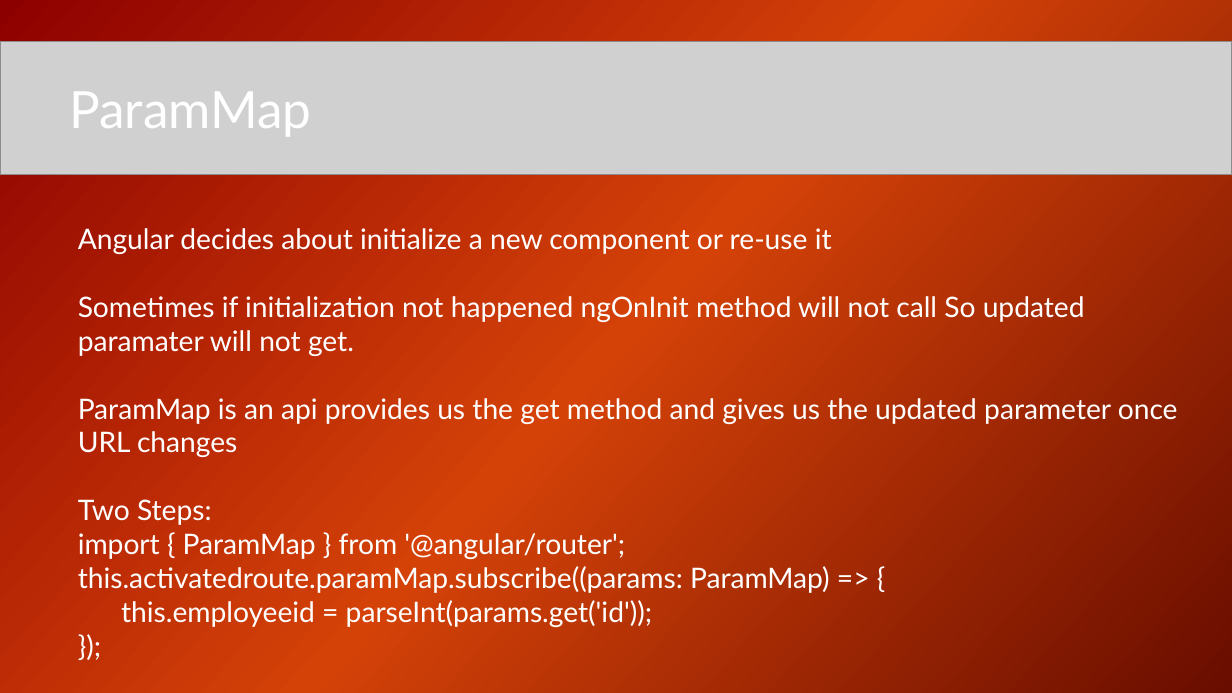
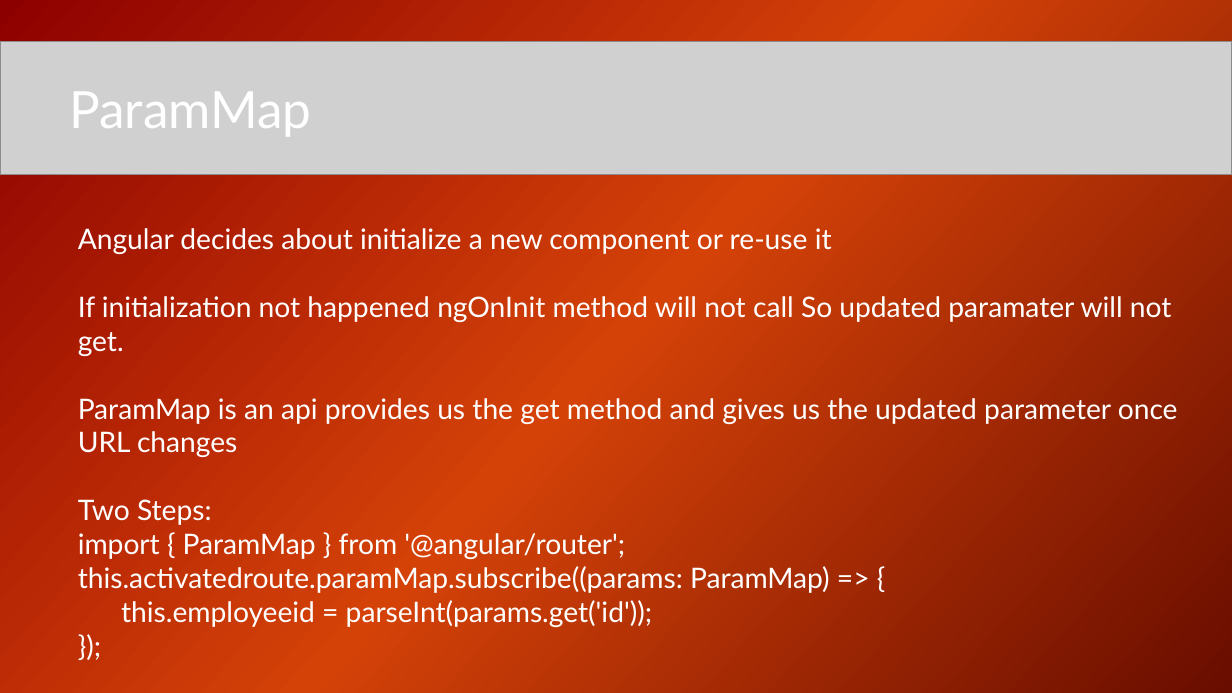
Before and after one commit to husentelwalainfo/demo, a slide deck: slide 8 of ppt/6.route.pptx. Drawn at 1232x693 pixels with LibreOffice and Linux fonts; fonts in the diff are those of the drawing; grey boxes stand for pictures. Boxes give left, top, right and bottom in pixels: in the first picture for what was removed or moved away, otherwise in the second. Text is boxed around its words. In the diff, an @@ line names an element or a change of style, - is before the commit and + after.

Commit message:
Sixth Session Day 6

```diff
--- a/ppt/6.route.pptx
+++ b/ppt/6.route.pptx
@@ text at box(78, 228, 1178, 593): text changed @@
-Angular decides about initialize a new component or re-use it
-Sometimes if initialization not happened ngOnInit method will not call So updated paramater will not get.
-ParamMap is an api provides us the get method and gives us the updated parameter once URL changes
-Two Steps:
-import { ParamMap } from '@angular/router';
-this.activatedroute.paramMap.subscribe((params: ParamMap) => {
+Angular decides about initialize a new component or re-use it
+If initialization not happened ngOnInit method will not call So updated paramater will not get.
+ParamMap is an api provides us the get method and gives us the updated parameter once URL changes
+Two Steps:
+import { ParamMap } from '@angular/router';
+this.activatedroute.paramMap.subscribe((params: ParamMap) => {
```
